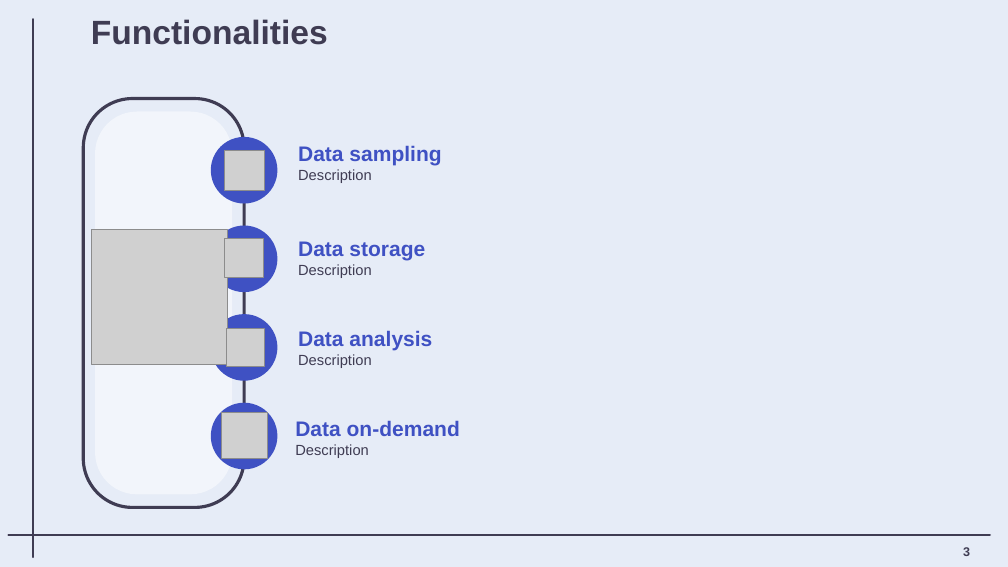
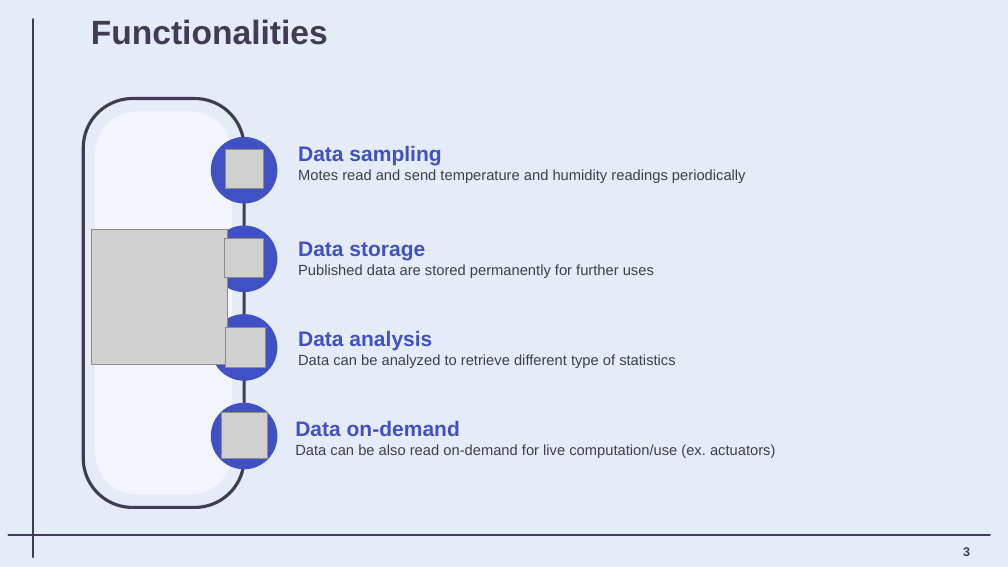
Before and after one commit to matteovisotto/MTDS-FinalProject, a slide deck: slide 4 of Presentation/MTDS_Presentation.pptx. Drawn at 1008x567 pixels with LibreOffice and Linux fonts; fonts in the diff are those of the drawing; grey boxes stand for pictures. Boxes give left, top, right and bottom in pixels: in the first picture for what was removed or moved away, otherwise in the second. Text is boxed around its words. In the diff, an @@ line names an element or a change of style, - is before the commit and + after.

```diff
--- a/Presentation/MTDS_Presentation.pptx
+++ b/Presentation/MTDS_Presentation.pptx
@@ text at <box>298,169,746,183</box>: text changed @@
-Description
+Motes read and send temperature and humidity readings periodically
@@ text at <box>298,264,654,278</box>: text changed @@
-Description
+Published data are stored permanently for further uses
@@ text at <box>298,354,675,368</box>: text changed @@
-Description
+Data can be analyzed to retrieve different type of statistics
@@ text at <box>295,444,775,458</box>: text changed @@
-Description
+Data can be also read on-demand for live computation/use (ex. actuators)
```
Also in this commit, not shown: 5 other slides changed, 2 other files.
